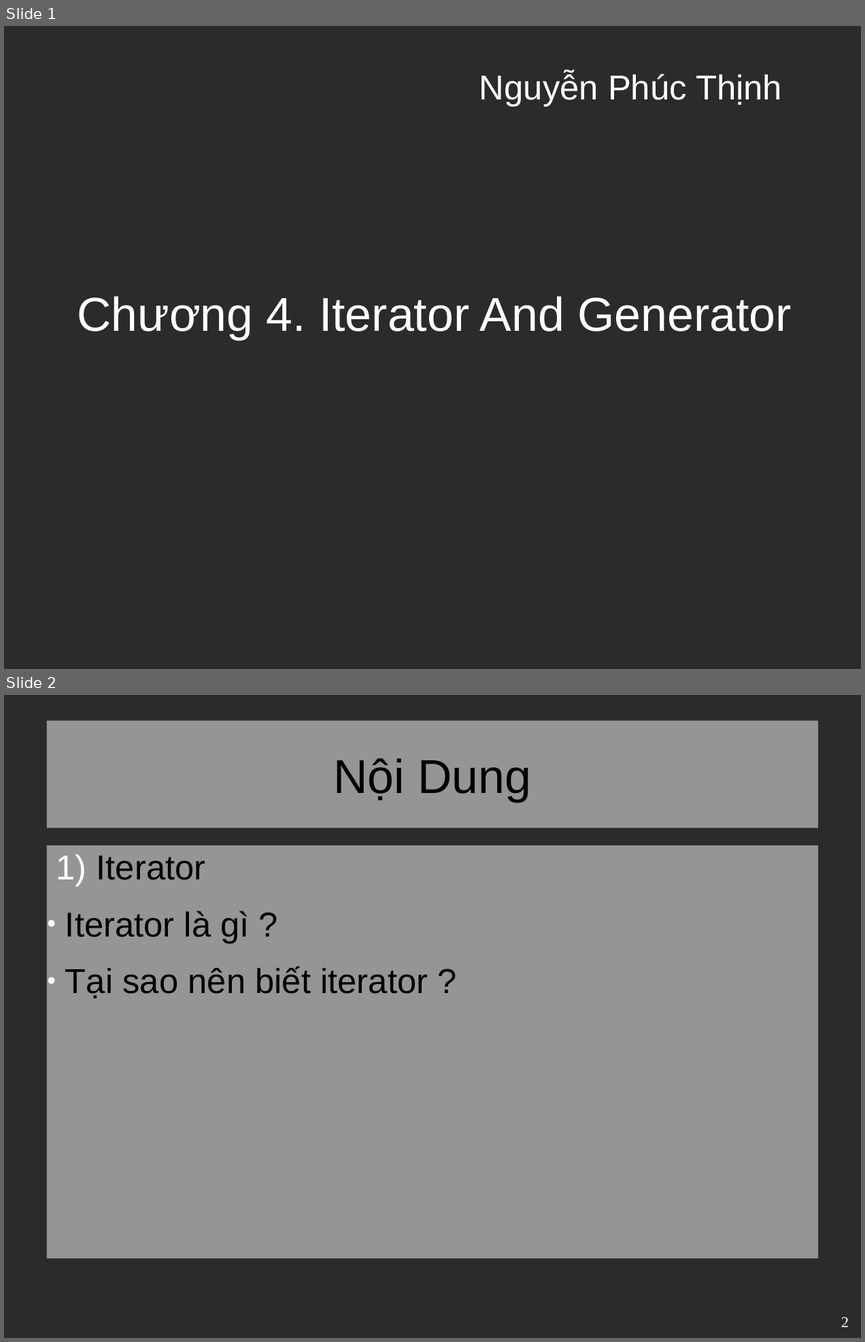
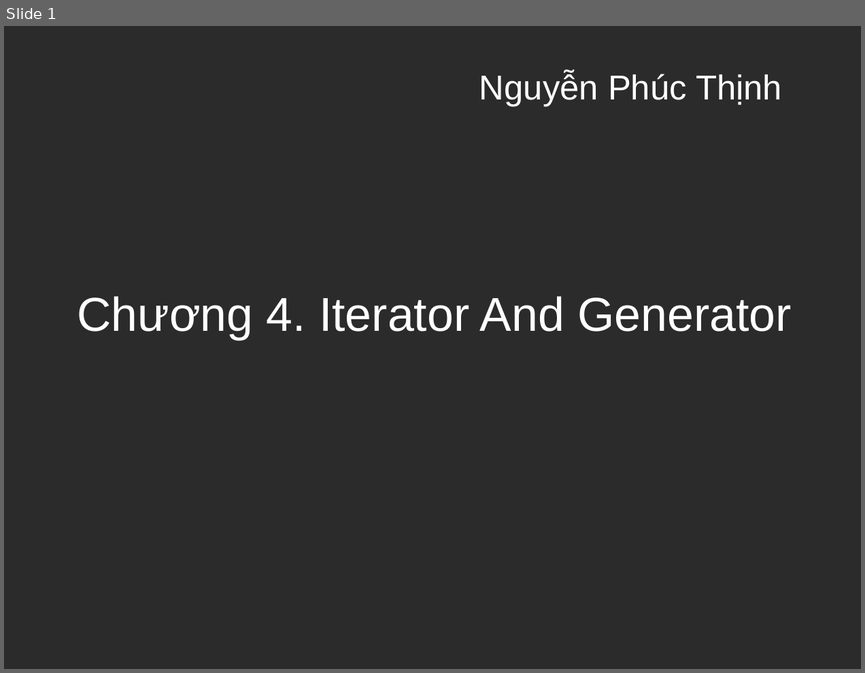
Before and after one commit to VitBomm/presentation, a slide deck: pre.odp. Shown one above the other, each under a label of ours: slides 1 and 2 before the commit, slide 1 after it. The pictures are 865x1342 and 865x673 pixels, drawn with LibreOffice and Linux fonts; fonts in the diff are those of the drawing; background and template pictures are left out; a plain dark background stands for a picture behind light text. Boxes give left, top, right and bottom in pixels: in the first picture for what was removed or moved away, otherwise in the second. Text is boxed around its words. In the diff, an @@ line names an element or a change of style, - is before the commit and + after.

```diff
--- a/pre.odp
+++ b/pre.odp
@@ slide 2 removed at <box>4,695,861,1338</box>, background picture (left out) @@
@@ title removed at <box>47,721,818,828</box> @@
-Nội Dung
@@ text removed at <box>47,845,818,1258</box> @@
-1) Iterator
-● Iterator là gì ?
-● Tại sao nên biết iterator ?
@@ page number removed at <box>841,1317,849,1327</box> @@
-2
```
Also in this commit, not shown: 2 slides changed, 15 slides added, 1 other slide removed, 1 other file.
